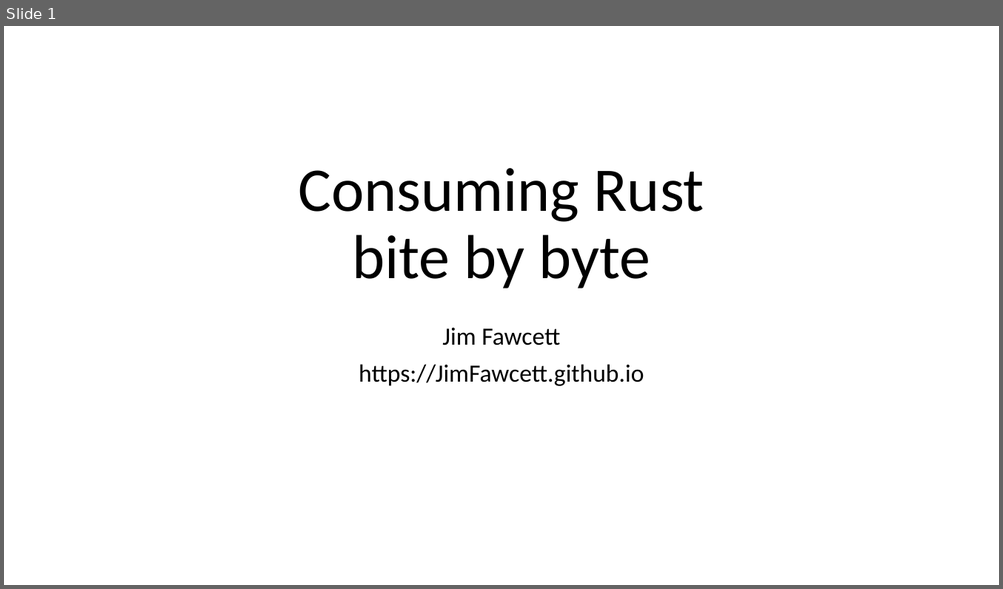
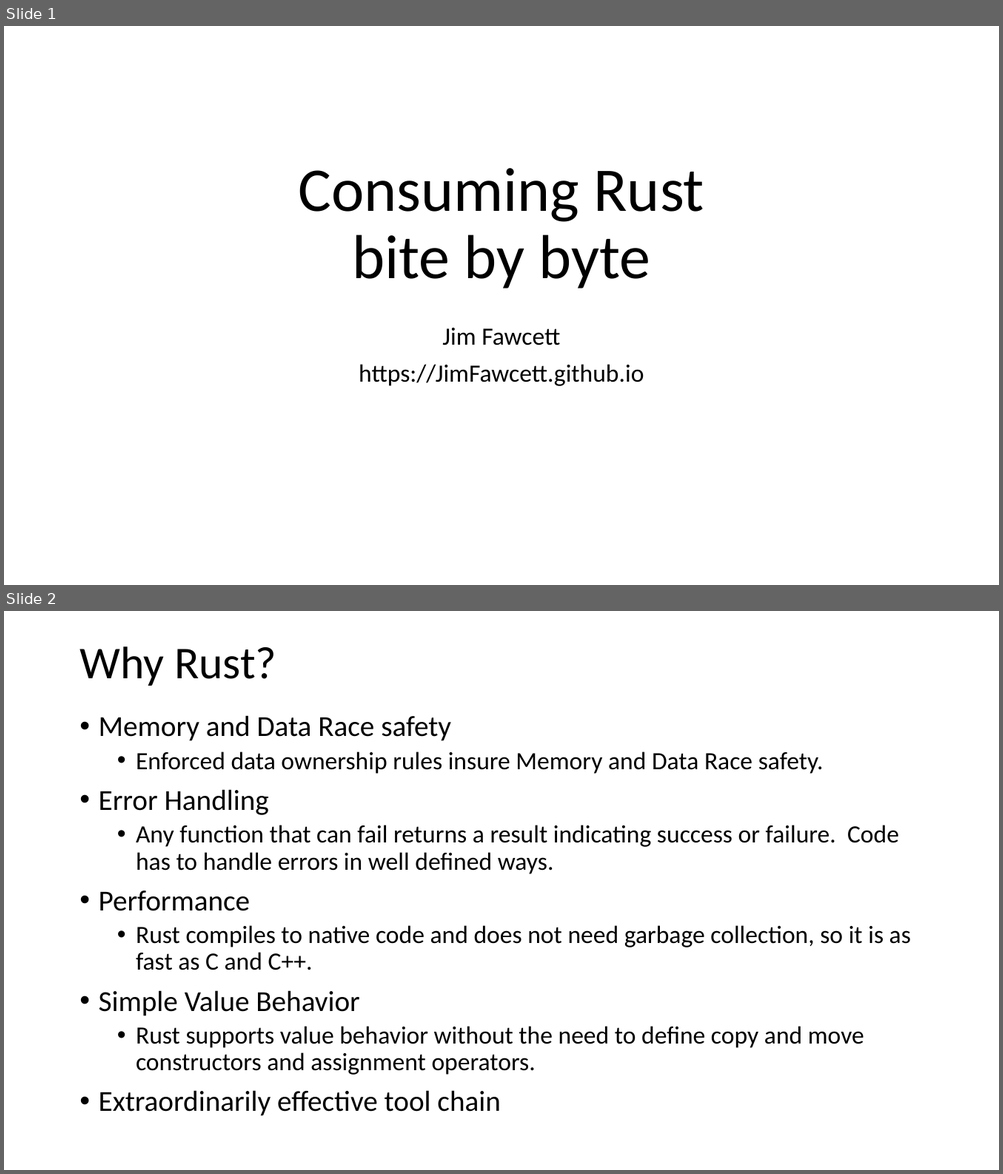
Before and after one commit to JimFawcett/JimFawcett.github.io, a slide deck: Resources/ConsumingRust.pptx. Shown one above the other, each under a label of ours: slide 1 before the commit, slides 1 and 2 after it. The pictures are 1003x589 and 1003x1174 pixels, drawn with LibreOffice and Linux fonts; fonts in the diff are those of the drawing. Boxes give left, top, right and bottom in pixels: in the first picture for what was removed or moved away, otherwise in the second. Text is boxed around its words. In the diff, an @@ line names an element or a change of style, - is before the commit and + after.

Commit message:
added content to ConsumingRust

```diff
--- a/Resources/ConsumingRust.pptx
+++ b/Resources/ConsumingRust.pptx
@@ slide 2 added at box(4, 611, 999, 1170), background #FFFFFF @@
@@ title added at box(79, 647, 276, 686), 44 pt, text #000000 @@
+Why Rust?
@@ text added at box(99, 715, 910, 1116), 24 pt, text #000000 @@
+• Memory and Data Race safety
+  • Enforced data ownership rules insure Memory and Data Race safety.
+• Error Handling
+  • Any function that can fail returns a result indicating success or failure. Code has to handle errors in well defined ways.
+• Performance
+  • Rust compiles to native code and does not need garbage collection, so it is as fast as C and C++.
+• Simple Value Behavior
+  • Rust supports value behavior without the need to define copy and move constructors and assignment operators.
+• Extraordinarily effective tool chain
```
Also in this commit, not shown: 8 slides changed, 2 other files.
